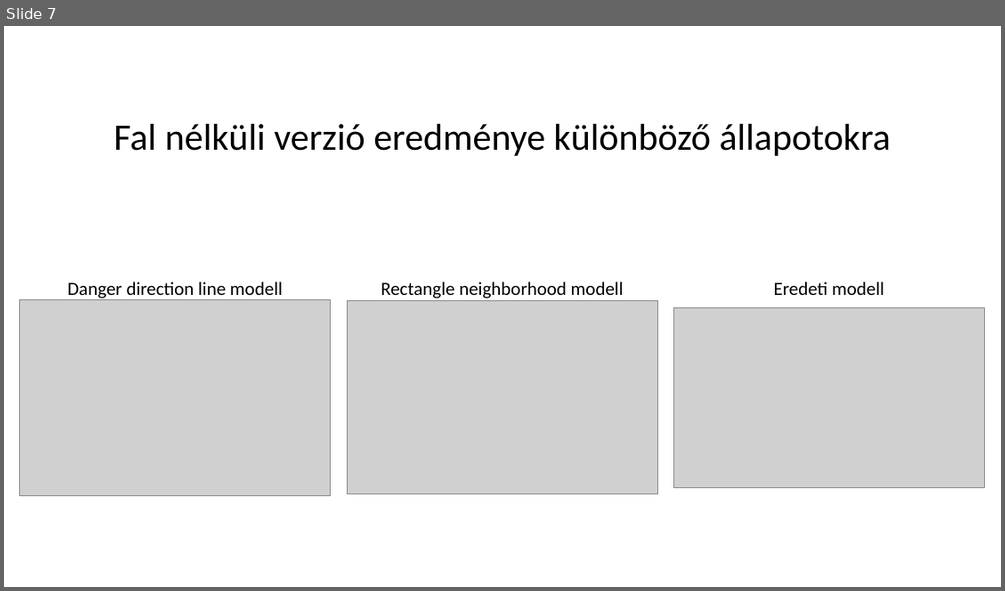
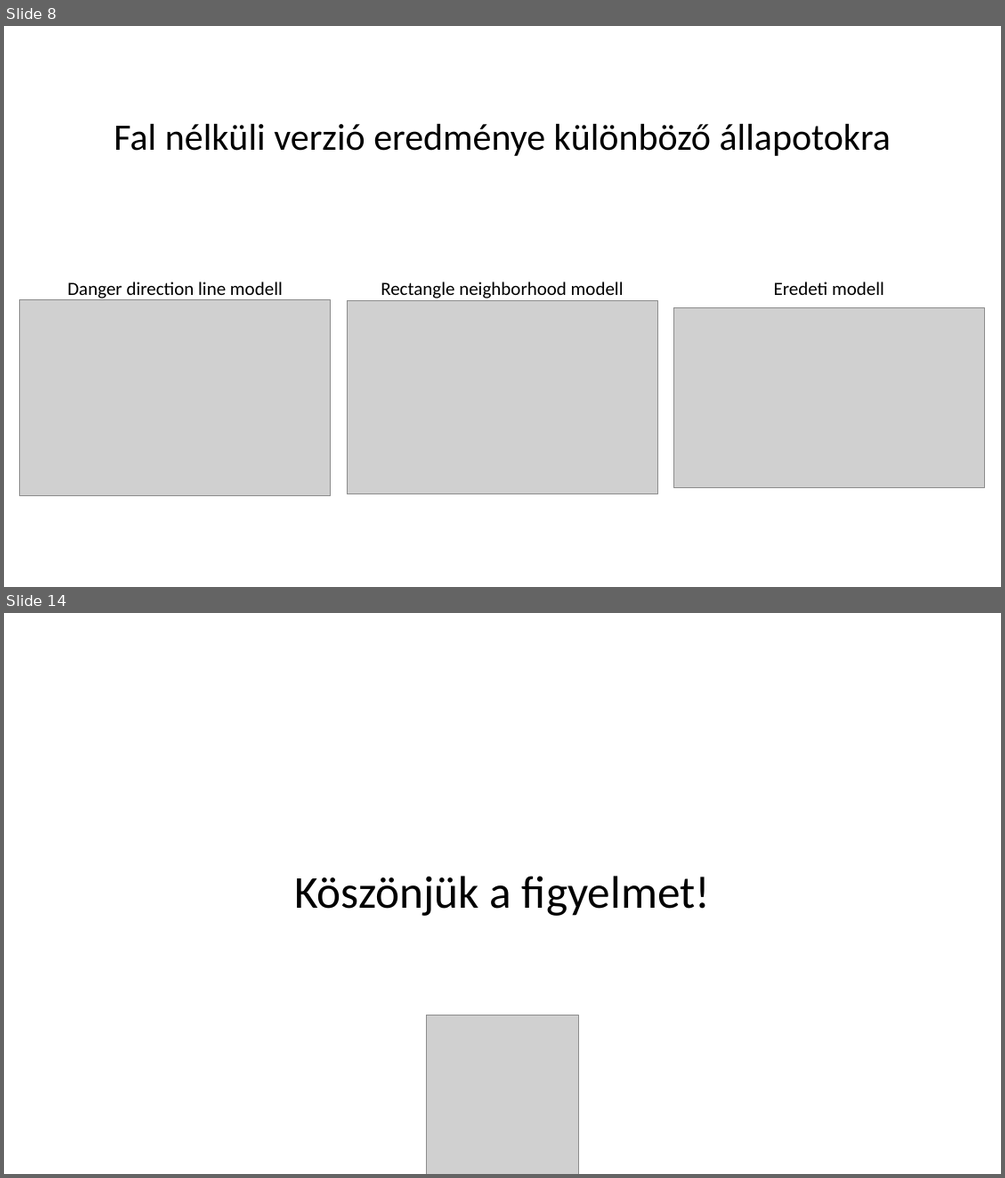
Before and after one commit to kunmts/Snake_AI_gyak, a slide deck: Projektmunka_KarlJanos_KunMatyas.pptx. Shown one above the other, each under a label of ours: slide 7 before the commit, slides 8 and 14 after it; the slides between them are not shown. The pictures are 1005x591 and 1005x1178 pixels, drawn with LibreOffice and Linux fonts; fonts in the diff are those of the drawing; grey boxes stand for pictures. Boxes give left, top, right and bottom in pixels: in the first picture for what was removed or moved away, otherwise in the second. Text is boxed around its words. In the diff, an @@ line names an element or a change of style, - is before the commit and + after.

```diff
--- a/Projektmunka_KarlJanos_KunMatyas.pptx
+++ b/Projektmunka_KarlJanos_KunMatyas.pptx
@@ slide 14 added at box(4, 613, 1001, 1174), background #FFFFFF @@
@@ title added at box(294, 876, 710, 916), 44 pt, text #000000 @@
+Köszönjük a figyelmet!
@@ picture added at box(427, 1015, 578, 1174) @@
@@ what was slide 7 is now slide 8 @@
```
Also in this commit, not shown: 8 slides changed, 1 other slide added.
